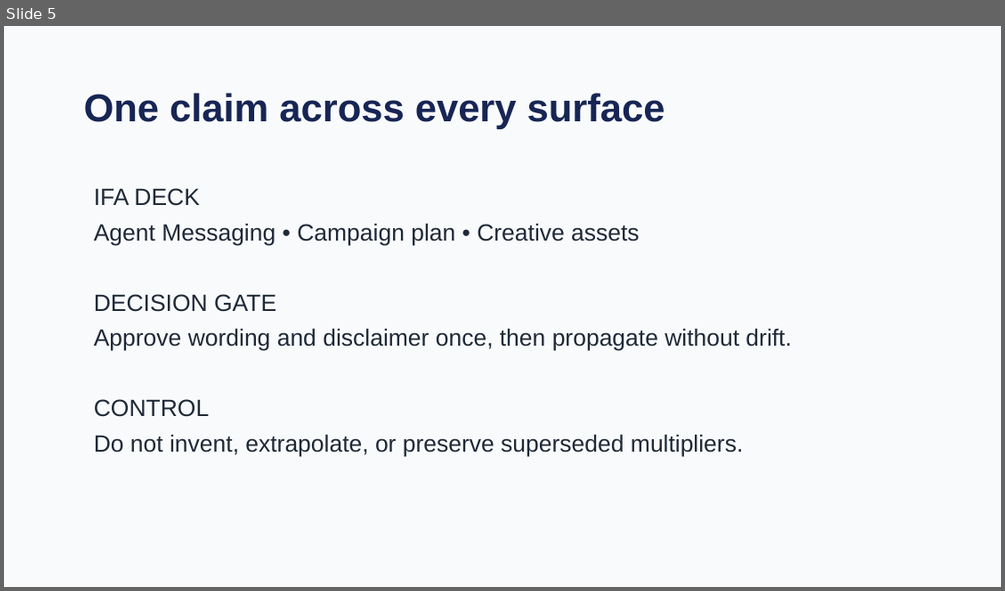
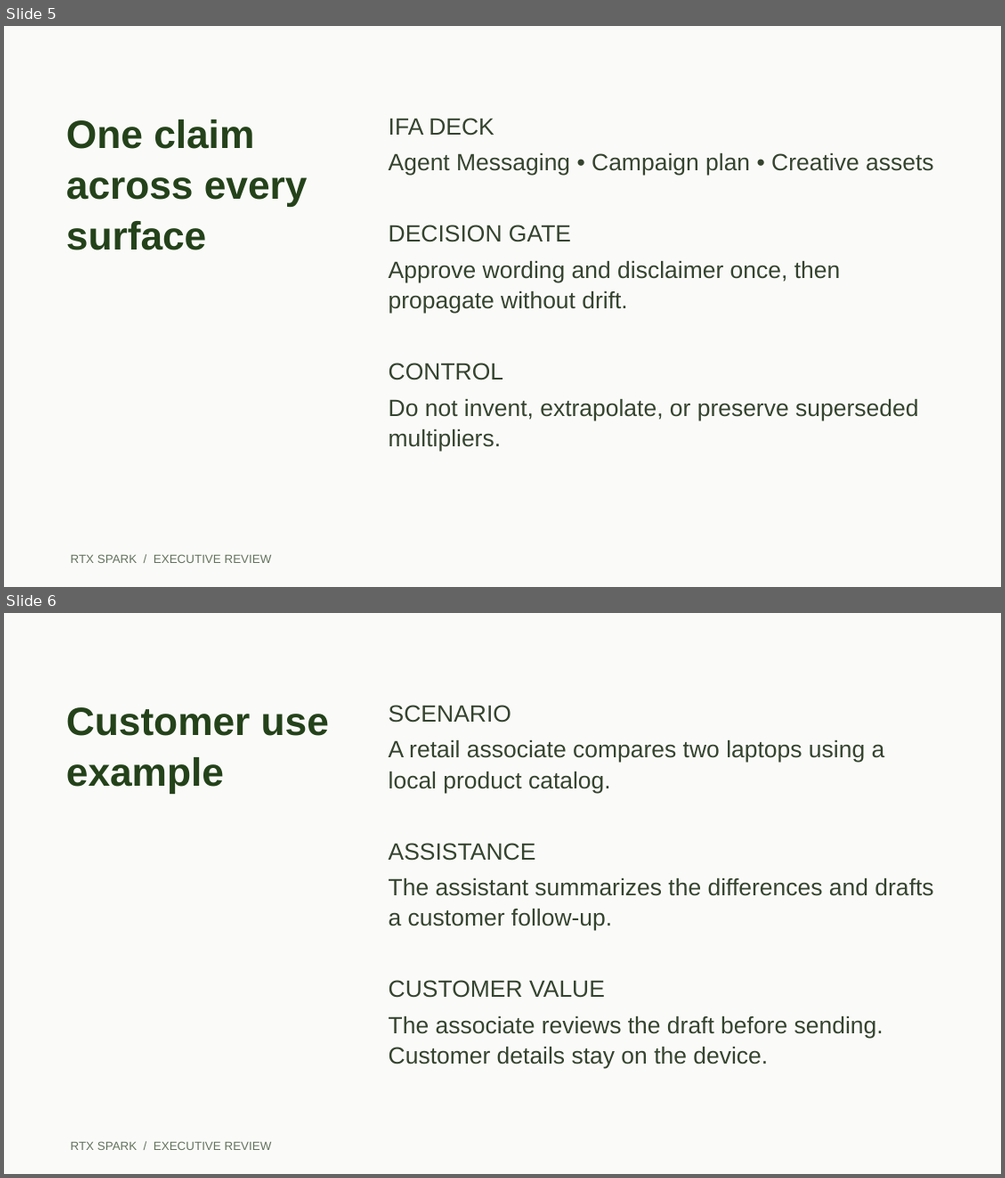
Before and after one commit to CalebJKim/chief-of-staff-agent, a slide deck: demo/templates/rtx-spark-exec-review.pptx. Shown one above the other, each under a label of ours: slide 5 before the commit, slides 5 and 6 after it. The pictures are 1005x591 and 1005x1178 pixels, drawn with LibreOffice and Linux fonts; fonts in the diff are those of the drawing. Boxes give left, top, right and bottom in pixels: in the first picture for what was removed or moved away, otherwise in the second. Text is boxed around its words. In the diff, an @@ line names an element or a change of style, - is before the commit and + after.

```diff
--- a/demo/templates/rtx-spark-exec-review.pptx
+++ b/demo/templates/rtx-spark-exec-review.pptx
@@ slide 6 added at [4, 613, 1001, 1174], background #FAFBF8 @@
@@ text added at [66, 707, 329, 793], 28.5 pt, text #24421A, bold @@
+Customer use example
@@ text added at [388, 705, 933, 1069], 17 pt, text #35432F @@
+SCENARIO
+A retail associate compares two laptops using a local product catalog.
+ASSISTANCE
+The assistant summarizes the differences and drafts a customer follow-up.
+CUSTOMER VALUE
+The associate reviews the draft before sending. Customer details stay on the device.
@@ text added at [71, 1141, 272, 1150], 8.6 pt, text #64735E @@
+RTX SPARK / EXECUTIVE REVIEW
@@ slide 5 changed as well @@
@@ background #F8FAFC to #FAFBF8 @@
@@ text "One claim across every surface": place and size @@
-text "One claim across every surface" at [84, 93, 665, 129]
+text "One claim across every surface" at [66, 119, 307, 250]
@@ text "One claim across every surface" at [66, 119, 307, 250]: size 28 to 28.5 pt, text colour #172554 to #24421A; line spacing 1.05 to 1.08 @@
@@ text "IFA DECK": place and size @@
-text "IFA DECK" at [94, 188, 791, 457]
+text "IFA DECK" at [388, 118, 934, 451]
@@ text "IFA DECK" at [388, 118, 934, 451]: text colour #1F2937 to #35432F; line spacing 1.05 to 1.08 @@
@@ text added at [71, 554, 272, 563], 8.6 pt, text #64735E @@
+RTX SPARK / EXECUTIVE REVIEW
```
Also in this commit, not shown: 5 other slides changed, 3 other slides added, 4 slides removed, 26 other files.
